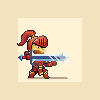
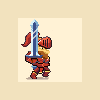
Before/after of a 100x100 layered artwork. What changed in the layer stack:
painted on "Head" over <box>17,19,70,80</box>
moved "left leg" above "right leg" over <box>17,19,64,80</box>